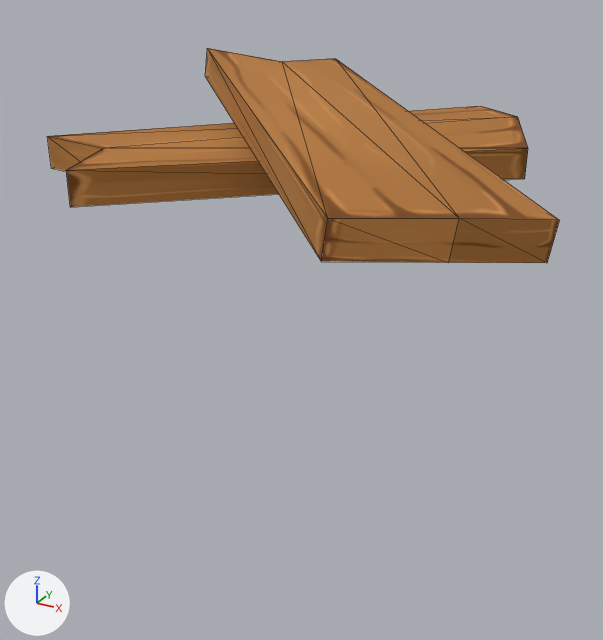
One commit to the glTF model Assets/Decorations/CrateDestroyed.glb: the scene before it, then after it.
Camera for both pictures: a 50 mm lens placed at (0.615, -1.203, 0.342), pointed at (-0.039, -0.016, -0.252). Lighting does not change. The marker at lower left points along +X, +Y and +Z. Mesh edges are drawn as thin lines. Vertices at the same position are counted once.

Names of what the first picture shows: 'Brett01', 'Cube.001'.
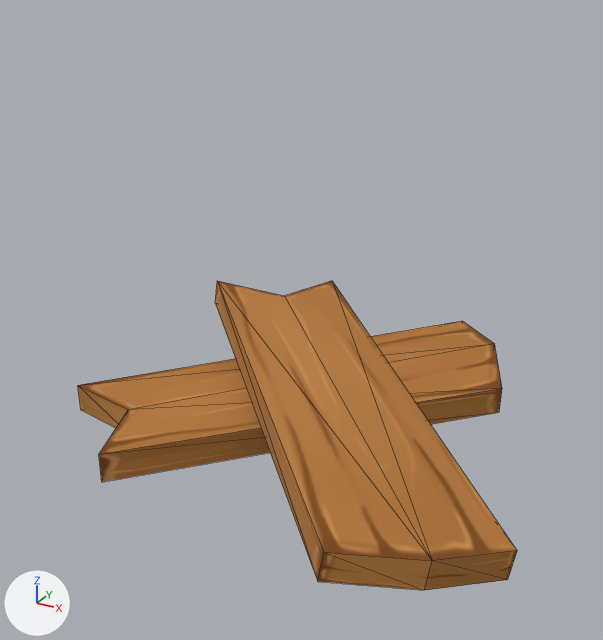
Commit message: favicon + destroyed models

Changed parts and their boxes [x1, y1, x2, y2] in the pictures (603 x 640 px):
'Cube.001', reshaped, moved (9% narrower, 204% taller): before [47, 106, 528, 207]; after [78, 281, 517, 590]
'Brett01', deleted (brown): before [205, 48, 560, 263]
part 1 of me_meshbrett, added (brown): after [215, 281, 517, 590]

The edits, one by one:
me_meshbrett is used by ob_cube_001; location (-0.07, 0.07, 0.033); rotation (0.0, 0.0, -0.698), in degrees (0, 0, -40); scale (0.13, 0.423, 0.0272).
me_meshbrett had 12 vertices, 16 faces and spanned x -1.0..1.0, y -1.0..1.0, z -2.07..1.0.
me_meshbrett now has 24 vertices, 32 faces and spans x -2.16..4.5, y -1.0..1.0, z -2.07..5.3.
Part 1, on me_meshbrett:
12 vertices are added at x -2.16..4.5, y -0.43..0.37, z -0.99..5.3.
16 new faces join them.
Object 'Cube.001' (ob_cube_001) moves from (-0.07, 0.07, 0.033) to (-0.07, 0.07, -0.44).
Object 'Brett01' (ob_brett01) is deleted.
